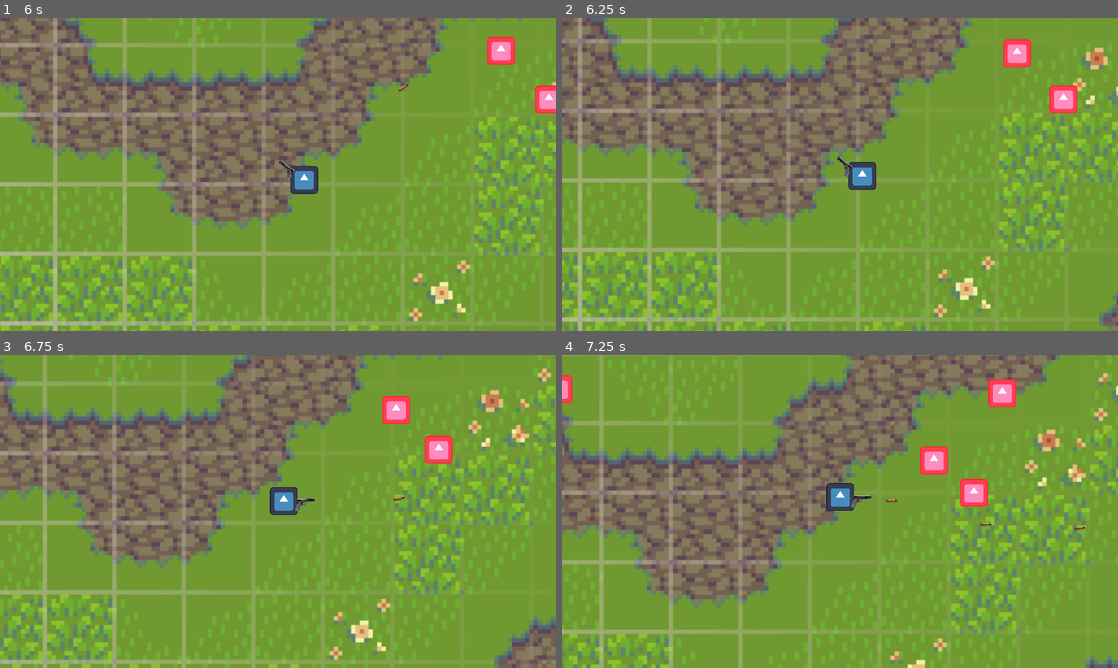
Above: before the commit, frames 1-4 (two rows, left to right).
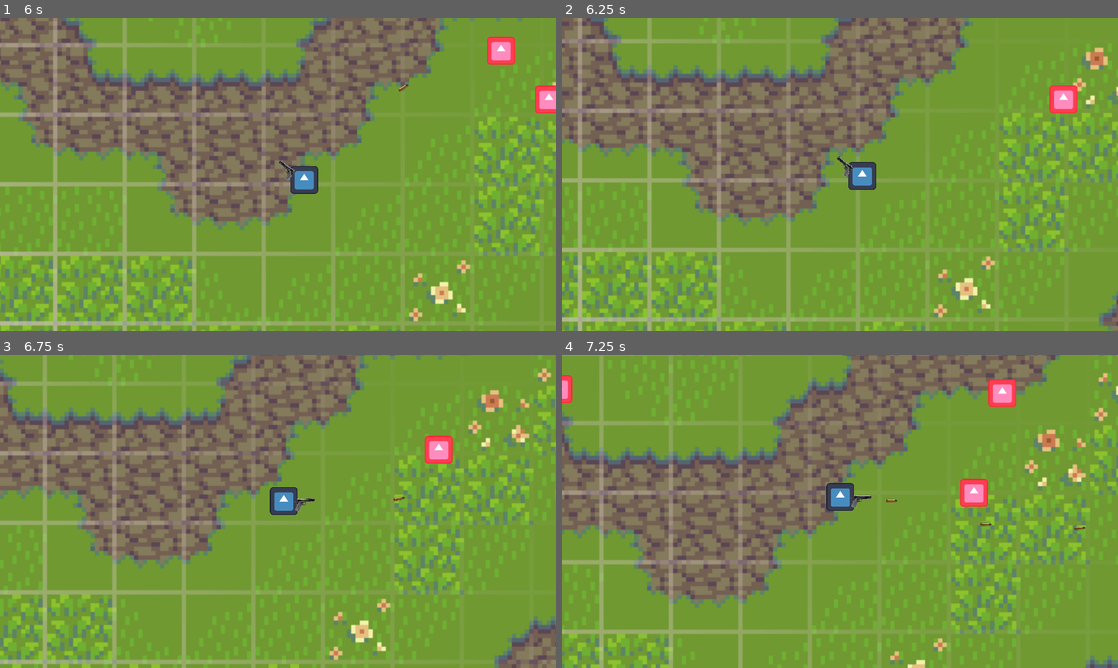
Above: after the commit, the same moments.

Repository: LaneMcMartin/NecromancerReloaded
Game: Godot game, scene res://Scenes/world.tscn
The game is run twice, just before and just after one commit, with the same random seed, the same clock (stepped at 60 frames per second) and the same inputs. The engine's default icon, where the game draws it, is replaced by a stand-in: a white triangle on a blue panel in a dark square. Sound files missing from this copy of the repository are replaced by a short silence.
Inputs (mouse positions are in pixels of both pictures, inside the frame that each line leads up to):
- Up to frame 1 (6 s): move the mouse to (400, 158) at 0.52 s; press the mouse at (400, 158) at 0.53 s; hold D (Right) 0.53-1.28 s; move the mouse to (166, 190) at 1.27 s; release the mouse at (166, 190) at 1.28 s; hold S (Down) 1.28-2.03 s; tap Space (Space) every 1.5 s from 1.35 to 5.85 s; move the mouse to (333, 105) at 2.02 s; press the mouse at (333, 105) at 2.03 s; hold D (Right) 2.03-2.78 s; move the mouse to (250, 237) at 2.77 s; release the mouse at (250, 237) at 2.78 s; hold W (Up) 2.78-3.53 s; move the mouse to (444, 221) at 3.52 s; press the mouse at (444, 221) at 3.53 s; hold A (Left) 3.53-5.03 s; move the mouse to (111, 127) at 4.27 s; release the mouse at (111, 127) at 4.28 s; move the mouse to (305, 174) at 5.02 s; press the mouse at (305, 174) at 5.03 s; hold S (Down) 5.03-5.78 s; move the mouse to (194, 96) at 5.77 s; release the mouse at (194, 96) at 5.78 s; hold D (Right) from 5.78 s (still down)
- Up to frame 2 (6.25 s): keep holding D (Right)
- Up to frame 3 (6.75 s): move the mouse to (400, 495) at 6.52 s; release D (Right) at 6.53 s; press the mouse at (400, 495) at 6.53 s; hold W (Up) from 6.53 s (still down)
- Up to frame 4 (7.25 s): keep holding W (Up)

Frame 1 is identical in both runs. In frame 2, 0.4% of the frame differs, in the area x 79-85%, y 6-16%; in frame 3, 0.4%; in frame 4, 0.5%, in the area x 64-70%, y 29-39%.

Commit message:
Temporarily fixed flashing bug

Diff:
--- a/Scenes/enemy.gd
+++ b/Scenes/enemy.gd
@@ -28,8 +28,8 @@
 func hit(damage_taken):
 	health -= damage_taken
 	if health <= 0:
-		enemy_sound.play()
-		await enemy_sound.finished
+		#enemy_sound.play()
+		#await enemy_sound.finished
 		queue_free()
 
 func _on_body_entered(body):
--- a/Scenes/player.tscn
+++ b/Scenes/player.tscn
@@ -43,9 +43,25 @@
 "values": [Color(1, 1, 1, 1)]
 }
 
+[sub_resource type="Animation" id="Animation_kpsvu"]
+resource_name = "NoFlash"
+tracks/0/type = "value"
+tracks/0/imported = false
+tracks/0/enabled = true
+tracks/0/path = NodePath("Sprite2D:modulate")
+tracks/0/interp = 1
+tracks/0/loop_wrap = true
+tracks/0/keys = {
+"times": PackedFloat32Array(0),
+"transitions": PackedFloat32Array(1),
+"update": 0,
+"values": [Color(1, 1, 1, 1)]
+}
+
 [sub_resource type="AnimationLibrary" id="AnimationLibrary_sco3w"]
 _data = {
 "Flash": SubResource("Animation_ktmhl"),
+"NoFlash": SubResource("Animation_kpsvu"),
 "RESET": SubResource("Animation_jrayh")
 }
 
--- a/Scripts/player.gd
+++ b/Scripts/player.gd
@@ -74,4 +74,4 @@
 
 func _on_invincible_timer_timeout():
 	is_invincible = false
-	$AnimationPlayer.stop()
+	$AnimationPlayer.play("NoFlash")
Not shown: 1 places in Scenes/player.tscn that only renumber resources
